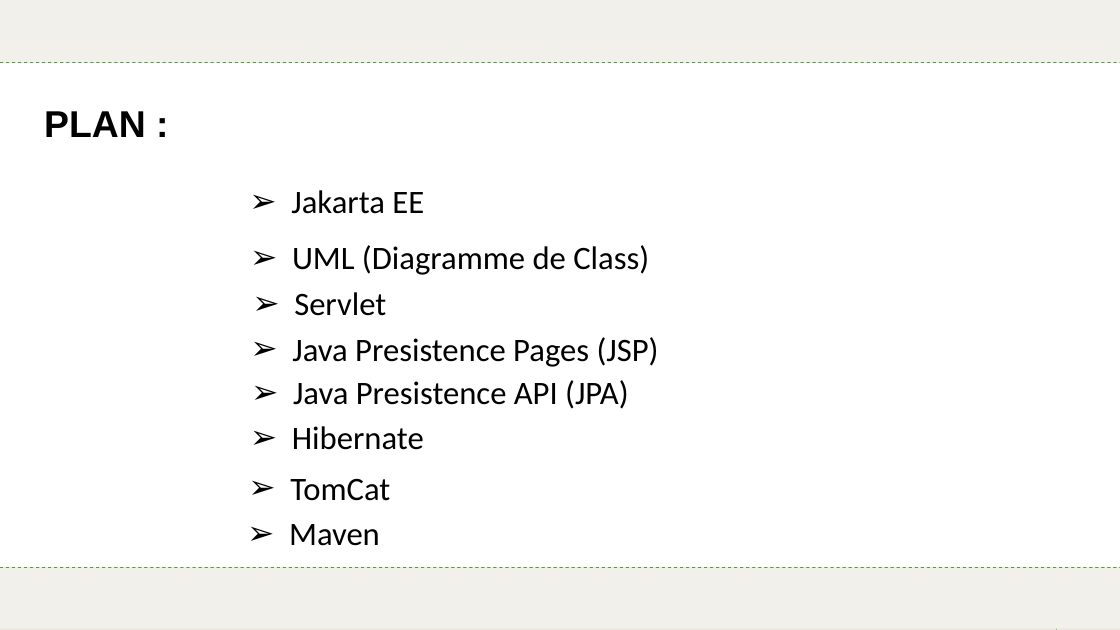
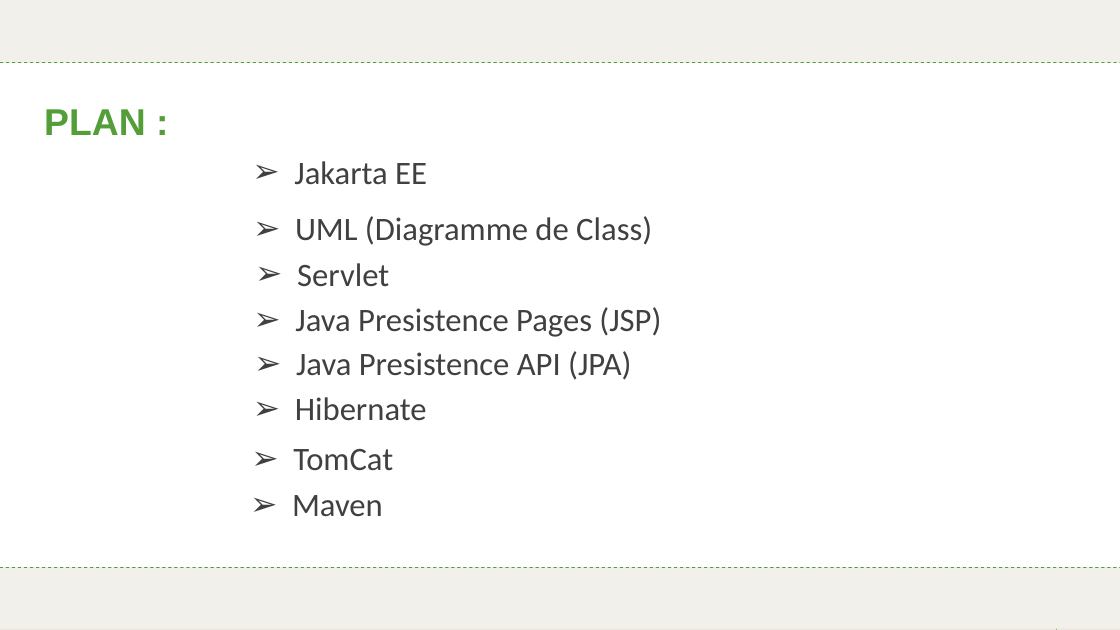
Before and after one commit to mjidelouss/GatherGrid-JEE, a slide deck: slide 2 of GatherGrid.pptx. Drawn at 1120x630 pixels with LibreOffice and Linux fonts; fonts in the diff are those of the drawing. Boxes give left, top, right and bottom in pixels: in the first picture for what was removed or moved away, otherwise in the second. Text is boxed around its words. In the diff, an @@ line names an element or a change of style, - is before the commit and + after.

Commit message:
Update presentation pptx

```diff
--- a/GatherGrid.pptx
+++ b/GatherGrid.pptx
@@ text "PLAN :" at bbox=[44, 109, 146, 135]: text colour #000000 to #549E39 @@
@@ text colour #000000 to #404040 in 8 elements at bbox=[295, 307, 661, 337], bbox=[292, 495, 383, 516], bbox=[295, 216, 652, 246], bbox=[295, 397, 427, 421], bbox=[294, 161, 427, 184], bbox=[297, 263, 389, 286], bbox=[293, 449, 393, 470], bbox=[296, 351, 631, 380] @@
@@ 3 texts: place and size @@
-3 texts at bbox=[291, 190, 628, 450]
+3 texts at bbox=[294, 161, 631, 421]
@@ 5 texts: place and size @@
-5 texts at bbox=[289, 245, 659, 546]
+5 texts at bbox=[292, 216, 661, 516]
```
Also in this commit, not shown: 1 other slide changed, 7 slides added, 7 slides removed, 1 other file.
